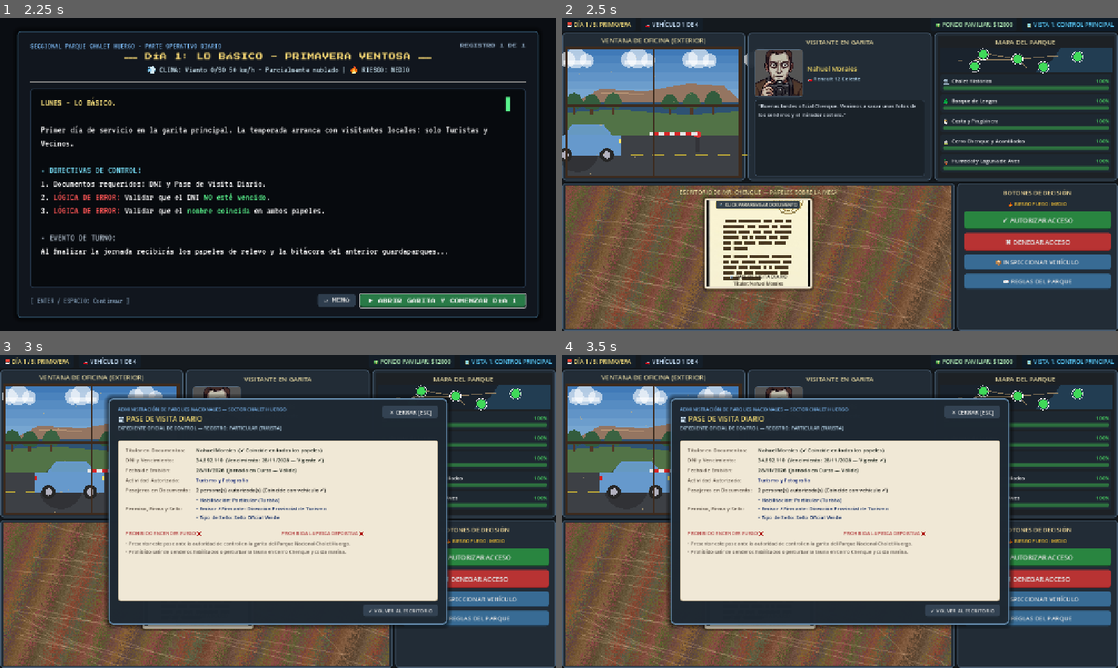
Above: before the commit, frames 1-4 (two rows, left to right).
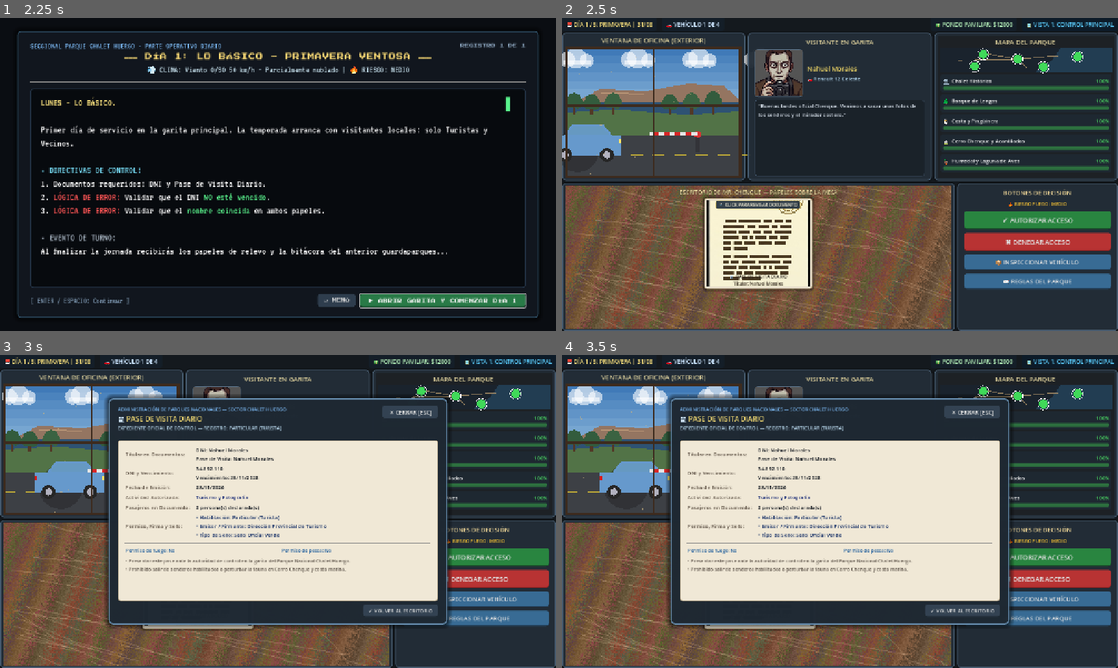
Above: after the commit, the same moments.

Repository: MontielNico/guardabosques-mrchenque
Game: Godot game, scene res://scenes/main_menu.tscn
Two runs of this game, one before a commit and one after it. Both use one fixed random seed, a clock stepped at 60 frames per second and the inputs below.
Inputs (mouse positions are in pixels of both pictures, inside the frame that each line leads up to):
- Up to frame 1 (2.25 s): click "INICIAR JUEGO" at 0.5 s; tap Enter at 1.25, 1.35, 2.1 s; move the mouse to (400, 158) at 1.27 s; click (400, 158) at 1.42 s; tap Space at 1.52, 2 s; move the mouse to (166, 190) at 2.02 s; click (166, 190) at 2.17 s
- Up to frame 2 (2.5 s): tap Space at 2.27 s
- Up to frame 3 (3 s): click (194, 580) at 2.75 s
- Up to frame 4 (3.5 s): no input

Frame 1 is identical in both runs. In frame 2, 0.2% of the frame differs, in the area x 12-29%, y 0-4%; in frame 3, 4.2%, in the area x 12-78%, y 0-70%; in frame 4, 4.2%.

Commit message:
fecha implementada e indicaciones borradas en los documentos

Diff:
--- a/scripts/document_modal.gd
+++ b/scripts/document_modal.gd
@@ -73,42 +73,24 @@
 		var pass_name = doc_data.get("name_on_pass", dni_name)
 		var permit_name = doc_data.get("name_on_permit", pass_name)
 
-		if dni_name == pass_name and pass_name == permit_name:
-			name_val.text = "%s  (✔️ Coincide en todos los papeles)" % dni_name
-			name_val.modulate = Color(0.1, 0.45, 0.2)
-		else:
-			var disp_text = "DNI: %s" % dni_name
-			if pass_name != dni_name:
-				disp_text += "\n⚠️ Pase de Visita a nombre de: '%s'" % pass_name
-			if permit_name != pass_name and permit_name != dni_name:
-				disp_text += "\n⚠️ Permiso de Actividad a nombre de: '%s'" % permit_name
-			name_val.text = disp_text
-			name_val.modulate = Color(0.9, 0.2, 0.1)
+		var name_text = "DNI: %s\nPase de Visita: %s" % [dni_name, pass_name]
+		if doc_data.has("name_on_permit"):
+			name_text += "\nPermiso de Actividad: %s" % permit_name
+		name_val.text = name_text
+		name_val.modulate = Color(0.08, 0.3, 0.65)
 
 	# 2. DNI / Documento y Vencimiento
 	if dni_val:
 		var dni_num = doc_data.get("dni", "00.000.000")
-		var is_expired = doc_data.get("is_dni_expired", doc_data.get("is_expired", false))
 		var expiry_date = doc_data.get("dni_expiry", "28/11/2026")
-
-		if is_expired:
-			dni_val.text = "%s  (Vencimiento: %s — ⚠️ ¡DNI VENCIDO! NO VÁLIDO)" % [dni_num, expiry_date]
-			dni_val.modulate = Color(0.95, 0.15, 0.15)
-		else:
-			dni_val.text = "%s  (Vencimiento: %s — Vigente ✔️)" % [dni_num, expiry_date]
-			dni_val.modulate = Color(0.12, 0.52, 0.22)
+		dni_val.text = "%s\nVencimiento: %s" % [dni_num, expiry_date]
+		dni_val.modulate = Color(0.08, 0.3, 0.65)
 
 	# 3. Fecha de Validez del Documento
 	if date_val:
 		var dt = doc_data.get("date", "28/11/2026")
-		var has_illogical_date = doc_data.get("illogical_date", false)
-
-		if has_illogical_date:
-			date_val.text = "%s  (⚠️ ¡FECHA ANÓMALA / IMPOSIBLE!)" % dt
-			date_val.modulate = Color(0.95, 0.15, 0.15)
-		else:
-			date_val.text = "%s  (Jornada en Curso — Válido)" % dt
-			date_val.modulate = Color(0.12, 0.52, 0.22)
+		date_val.text = dt
+		date_val.modulate = Color(0.08, 0.3, 0.65)
 
 	# 4. Actividad Autorizada (Cotejar con el diálogo oral)
 	if purpose_val:
@@ -119,33 +101,16 @@
 	# 5. Cantidad de Personas
 	if people_val:
 		var decl = doc_data.get("passengers", 1)
-		var actual = visitor_data.get("actual_passengers", decl)
-		if actual != decl:
-			people_val.text = "%d persona(s) declarada(s)  |  ⚠️ ¡A BORDO HAY %d PERSONAS!" % [decl, actual]
-			people_val.modulate = Color(0.95, 0.2, 0.15)
-		else:
-			people_val.text = "%d persona(s) autorizada(s) (Coincide con vehículo ✔️)" % decl
-			people_val.modulate = Color(0.15, 0.15, 0.15)
+		people_val.text = "%d persona(s) declarada(s)" % decl
+		people_val.modulate = Color(0.08, 0.3, 0.65)
 
 	# 6. Permiso de Oficio / Firmante / Sello
 	if job_permit_val:
 		var job = doc_data.get("job_permit", "Particular")
 		var signer = doc_data.get("signed_by", "Administración")
 		var stamp_type = doc_data.get("stamp", "Sello Oficial Verde")
-		var has_black_seal = doc_data.get("has_black_seal", false)
-		var signed_by_silva = doc_data.get("signed_by_silva", false)
-
 		var job_text = "• Habilitación: %s\n• Emisor / Firmante: %s\n• Tipo de Sello: %s" % [job, signer, stamp_type]
-
-		if has_black_seal:
-			job_text = "🚨 ¡ANOMALÍA GRAVE: SELLO NEGRO DE CLAUSURA DETECTADO! ⬛\n" + job_text
-			job_permit_val.modulate = Color(0.9, 0.1, 0.1)
-		elif signed_by_silva:
-			job_text = "🚨 ¡ANOMALÍA GRAVE: FIRMADO POR EL DESAPARECIDO GUARDABOSQUES SILVA! ✍️\n" + job_text
-			job_permit_val.modulate = Color(0.95, 0.35, 0.1)
-		else:
-			job_permit_val.modulate = Color(0.1, 0.35, 0.6)
-
+		job_permit_val.modulate = Color(0.1, 0.35, 0.6)
 		job_permit_val.text = job_text
 
 	# 7. Permisos de Fuego y Pesca / Anexos Históricos
@@ -155,8 +120,8 @@
 			fire_permit_val.modulate = Color(0.65, 0.25, 0.85)
 		else:
 			var has_fire = doc_data.get("fire_permit", false)
-			fire_permit_val.text = "HABILITADO PARA FUEGO ✔️" if has_fire else "PROHIBIDO ENCENDER FUEGO ❌"
-			fire_permit_val.modulate = Color(0.15, 0.65, 0.2) if has_fire else Color(0.7, 0.25, 0.25)
+			fire_permit_val.text = "Permiso de fuego: Sí" if has_fire else "Permiso de fuego: No"
+			fire_permit_val.modulate = Color(0.1, 0.35, 0.6)
 
 	if fishing_permit_val:
 		if doc_data.get("has_tunnel_map", false):
@@ -164,8 +129,8 @@
 			fishing_permit_val.modulate = Color(0.65, 0.25, 0.85)
 		else:
 			var has_fishing = doc_data.get("fishing_permit", false)
-			fishing_permit_val.text = "HABILITADO PARA PESCA ✔️" if has_fishing else "PROHIBIDA LA PESCA DEPORTIVA ❌"
-			fishing_permit_val.modulate = Color(0.15, 0.65, 0.2) if has_fishing else Color(0.7, 0.25, 0.25)
+			fishing_permit_val.text = "Permiso de pesca: Sí" if has_fishing else "Permiso de pesca: No"
+			fishing_permit_val.modulate = Color(0.1, 0.35, 0.6)
 
 	if notes_val:
 		var notes = "• Presentar este pase ante la autoridad de control en la garita del Parque Nacional Chalet Huergo.\n• Prohibido salir de senderos habilitados o perturbar la fauna en Cerro Chenque y costa marina."
--- a/scripts/main_game.gd
+++ b/scripts/main_game.gd
@@ -103,7 +103,9 @@
 		env_tag = " | 🚨 DETECCIÓN DE ANOMALÍAS"
 
 	if day_badge:
-		day_badge.text = "📅 DÍA %d / %d: %s%s" % [day_num, GameManager.MAX_DAYS, day_info.get("season", "").to_upper(), env_tag]
+		var day_dates = ["31/08", "01/09", "02/09", "03/09", "04/09"]
+		var day_date = day_dates[day_num - 1] if day_num >= 1 and day_num <= day_dates.size() else ""
+		day_badge.text = "📅 DÍA %d / %d: %s | %s%s" % [day_num, GameManager.MAX_DAYS, day_info.get("season", "").to_upper(), day_date, env_tag]
 	if funds_badge:
 		funds_badge.text = "💵 FONDO FAMILIAR: $%d" % int(GameManager.family_savings)
 	if fire_badge_mini:
